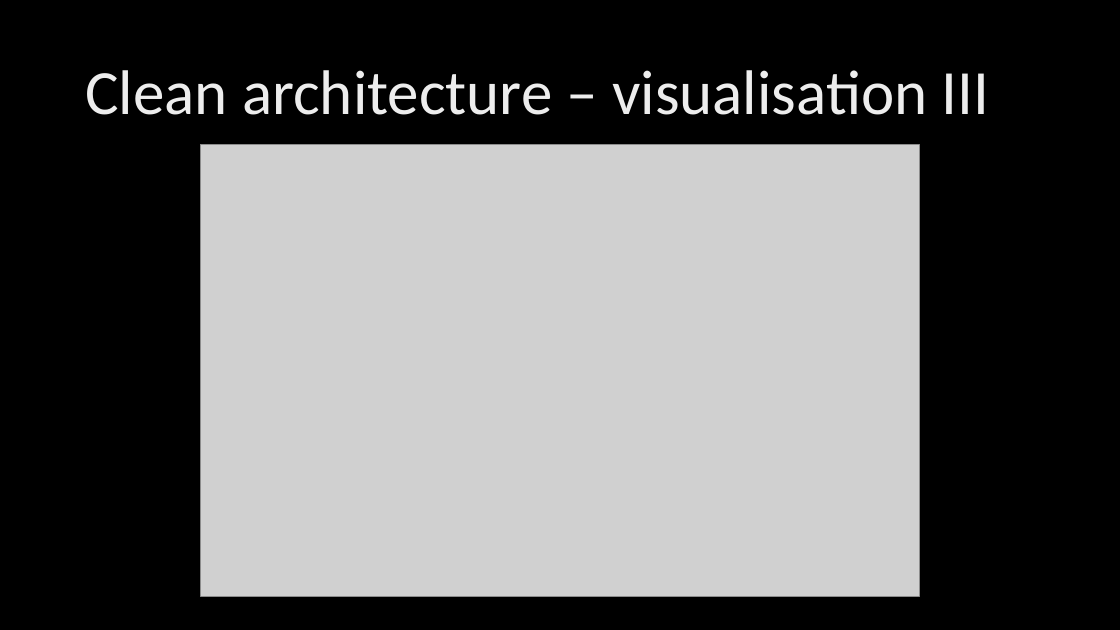
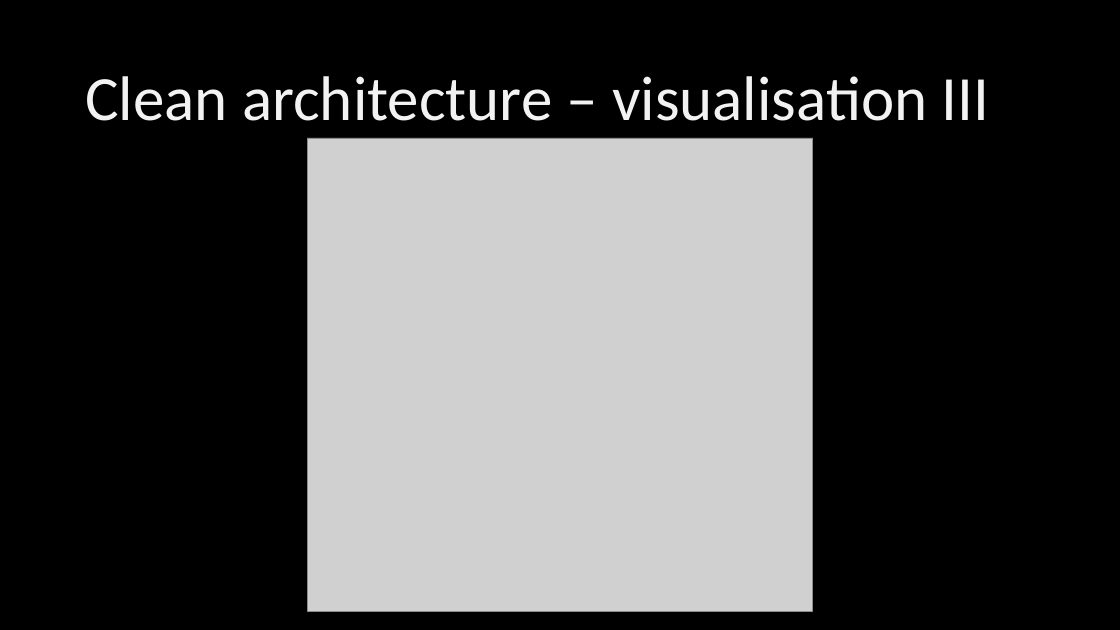
Before and after one commit to KonradGalczynski/Learning, a slide deck: slide 17 of CleanCodeCleanArch/CleanCodeCleanArch.pptx (slide 13 before the commit). Drawn at 1120x630 pixels with LibreOffice and Linux fonts; fonts in the diff are those of the drawing; grey boxes stand for pictures; background and template pictures are left out. Boxes give left, top, right and bottom in pixels: in the first picture for what was removed or moved away, otherwise in the second. Text is boxed around its words. In the diff, an @@ line names an element or a change of style, - is before the commit and + after.

```diff
--- a/CleanCodeCleanArch/CleanCodeCleanArch.pptx
+++ b/CleanCodeCleanArch/CleanCodeCleanArch.pptx
@@ title "Clean architecture – visualisation III" at (85,76,989,121): text colour gradient #BFBFBF to #EDEDED to #FFFFFF to #F2F2F2; vertical alignment middle to bottom @@
@@ picture: place and size @@
-picture at (201,145,919,597)
+picture at (308,138,813,611)
```
Also in this commit, not shown: 7 other slides changed, 5 slides added, 1 slide removed.
